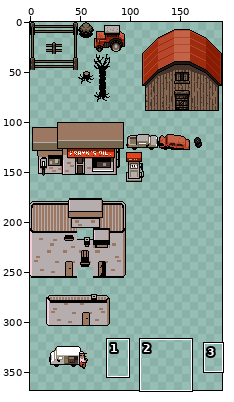
Two states of a sprite sheet, packages/website/public/sheets/collidables.png. Above, an overview of the earlier version with the close-up marked.
Close-up. Before the commit:
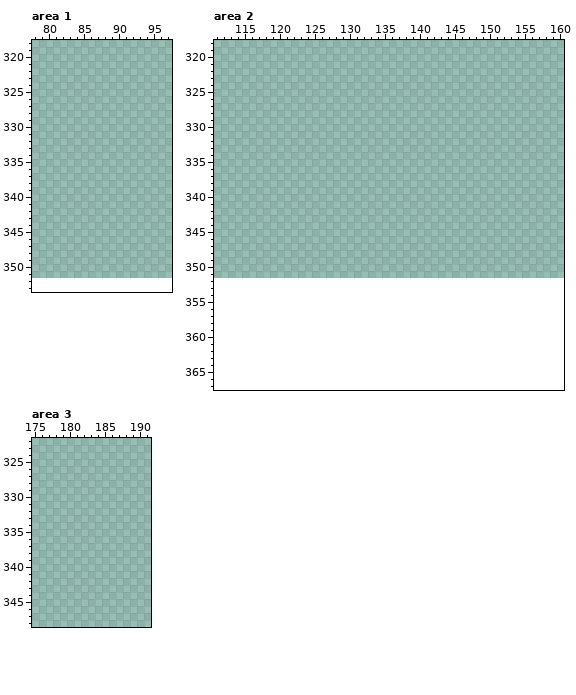
The file is 192x352 pixels. Shown: area 1: x 78..97, y 318..353; area 2: x 111..160, y 318..367; area 3: x 175..191, y 322..348. The old version is drawn lined up with the new one, on the new canvas. The commit also changed other parts of the picture, which this record leaves out.
And afterwards:
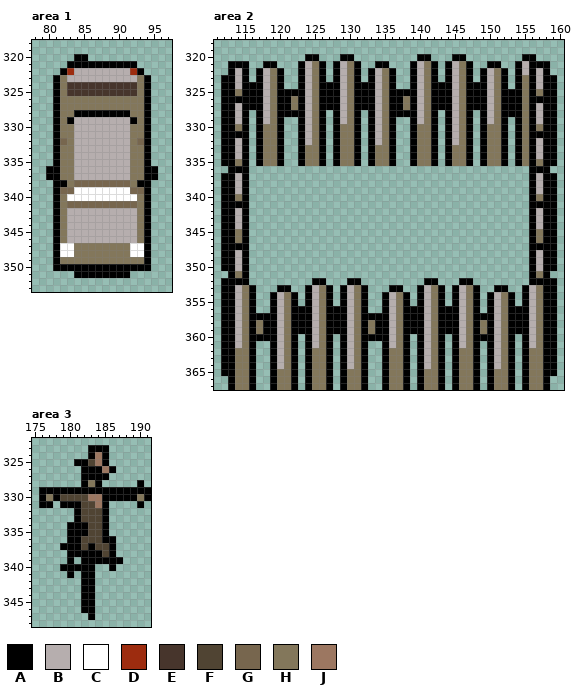
Palette (. is transparent): A #000000  B #b6aeae  C #ffffff  D #9d2c0f  E #47352c  F #504433  G #77664e  H #83775b  J #9c7761
Change:
canvas 192x352 -> 192x368
--- area 1
@@ x 78..97 @@
 319 ....................
-320 ....................
-321 ....................
-322 ....................
-323 ....................
-324 ....................
-325 ....................
-326 ....................
-327 ....................
-328 ....................
-329 ....................
-330 ....................
-331 ....................
-332 ....................
-333 ....................
-334 ....................
-335 ....................
-336 ....................
-337 ....................
-338 ....................
-339 ....................
-340 ....................
-341 ....................
-342 ....................
-343 ....................
-344 ....................
-345 ....................
-346 ....................
-347 ....................
-348 ....................
-349 ....................
-350 ....................
-351 ....................
+320 ......AA............
+321 .....AAAAAAAAAA.....
+322 ....ADBBBBBBBBDA....
+323 ...AHBBBBBBBBBBHA...
+324 ...AHEEEEEEEEEEHA...
+325 ...AHEEEEEEEEEEHA...
+326 ...AHHHHHHHHHHHHA...
+327 ...AHHHHHHHHHHHHA...
+328 ...AHHAAAAAAAAHHA...
+329 ...AHABBBBBBBBAHA...
+330 ...AHHBBBBBBBBHHA...
+331 ...AHHBBBBBBBBHHA...
+332 ...AGHBBBBBBBBHGA...
+333 ...AHHBBBBBBBBHHA...
+334 ...AHHBBBBBBBBHHA...
+335 ...AHHBBBBBBBBHHA...
+336 ..AAHHBBBBBBBBHHAA..
+337 ..AAHHBBBBBBBBHHAA..
+338 ...AAHGGGGGGGGHAA...
+339 ...AGGCCCCCCCCGGA...
+340 ...AHCCCCCCCCCCHA...
+341 ...AHGGGGGGGGGGHA...
+342 ...AHBBBBBBBBBBHA...
+343 ...AHBBBBBBBBBBHA...
+344 ...AHBBBBBBBBBBHA...
+345 ...AHBBBBBBBBBBHA...
+346 ...AHBBBBBBBBBBHA...
+347 ...ACCHHHHHHHHCCA...
+348 ...ACCHHHHHHHHCCA...
+349 ...AHHHHHHHHHHHHA...
+350 ...AAAAAAAAAAAAAA...
+351 ......AAAAAAAA......
 352 ....................
--- area 2
@@ x 111..160 @@
 319 ..................................................
-320 ..................................................
-321 ..................................................
-322 ..................................................
-323 ..................................................
-324 ..................................................
-325 ..................................................
-326 ..................................................
-327 ..................................................
-328 ..................................................
-329 ..................................................
-330 ..................................................
-331 ..................................................
-332 ..................................................
-333 ..................................................
-334 ..................................................
-335 ..................................................
-336 ..................................................
-337 ..................................................
-338 ..................................................
-339 ..................................................
-340 ..................................................
-341 ..................................................
-342 ..................................................
-343 ..................................................
-344 ..................................................
-345 ..................................................
-346 ..................................................
-347 ..................................................
-348 ..................................................
-349 ..................................................
-350 ..................................................
-351 ..................................................
-352 ..................................................
-353 ..................................................
-354 ..................................................
-355 ..................................................
-356 ..................................................
-357 ..................................................
-358 ..................................................
-359 ..................................................
-360 ..................................................
-361 ..................................................
-362 ..................................................
-363 ..................................................
-364 ..................................................
-365 ..................................................
-366 ..................................................
-367 ..................................................
+320 .............AA...AA.........AA...AA........AA....
+321 ..AAA..AA...ABHA.ABHA..AA...ABHA.ABHA..AA..ABAAA..
+322 ..ABA.ABHA..ABHA.ABHA.ABHA..ABHA.ABHA.ABHA.ABABA..
+323 .AABA.ABHA..ABHA.ABHA.ABHA..ABHA.ABHA.ABHA.AHABAA.
+324 .AABAAABHA..ABHAAABHAAABHA..ABHAAABHAAABHA.AHABAA.
+325 .AAHAAABHAAAABHAAABHAAABHAAAABHAAABHAAABHAAAHAHAA.
+326 .AAAAAABHAAHABHAAABHAAABHAAHABHAAABHAAABHAAAHAAAA.
+327 .AABAAABHAAHABHAAABHAAABHAAHABHAAABHAAABHAAAHABAA.
+328 .AABA.ABHAAAABHA.ABHA.ABHAAAABHA.ABHA.ABHAAAHABAA.
+329 .AABA.ABHA..ABHA.ABHA.ABHA..ABHA.ABHA.ABHA.AHABAA.
+330 .AAHA.AHHA..ABHA.AHHA.ABHA..AHHA.ABHA.AHHA.AHAHAA.
+331 .AAAA.AHHA..ABHA.AHHA.ABHA..AHHA.ABHA.AHHA.AHAAAA.
+332 .AABA.AHHA..ABHA.AHHA.ABHA..AHHA.ABHA.AHHA.AHABAA.
+333 .AABA.AHHA..AHHA.AHHA.AHHA..AHHA.AHHA.AHHA.AHABAA.
+334 .AABA.AHHA..AHHA.AHHA.AHHA..AHHA.AHHA.AHHA.AHABAA.
+335 .AAHA.AHHA..AHHA.AHHA.AHHA..AHHA.AHHA.AHHA.AHAHAA.
+336 ..AAA........................................AAA..
+337 .AABA........................................ABAA.
+338 .AABA........................................ABAA.
+339 .AABA........................................ABAA.
+340 .AAHA........................................AHAA.
+341 .AAAA........................................AAAA.
+342 .AABA........................................ABAA.
+343 .AABA........................................ABAA.
+344 .AABA........................................ABAA.
+345 .AAHA........................................AHAA.
+346 .AAHA........................................AHAA.
+347 .AAAA........................................AAAA.
+348 .AABA........................................ABAA.
+349 .AABA........................................ABAA.
+350 .AABA........................................ABAA.
+351 ..AHA........................................AHA..
+352 .AAAA.........AA...AA.........AA...AA........AAAA.
+353 .AABHA...AA..ABHA.ABHA...AA..ABHA.ABHA..AA..ABHAA.
+354 .AABHA..ABHA.ABHA.ABHA..ABHA.ABHA.ABHA.ABHA.ABHAA.
+355 .AABHA..ABHA.ABHA.ABHA..ABHA.ABHA.ABHA.ABHA.ABHAA.
+356 .AABHA..ABHAAABHAAABHA..ABHAAABHAAABHA.ABHAAABHAA.
+357 .AABHAAAABHAAABHAAABHAAAABHAAABHAAABHAAABHAAABHAA.
+358 .AABHAHAABHAAABHAAABHAHAABHAAABHAAABHAHABHAAABHAA.
+359 .AABHAHAABHAAABHAAABHAHAABHAAABHAAABHAHABHAAABHAA.
+360 .AABHAAAABHA.ABHA.ABHAAAABHA.ABHA.ABHAAABHA.ABHAA.
+361 .AABHA..ABHA.ABHA.ABHA..ABHA.ABHA.ABHA.ABHA.ABHAA.
+362 .AAHHA..ABHA.AHHA.ABHA..AHHA.ABHA.AHHA.ABHA.AHHAA.
+363 .AAHHA..ABHA.AHHA.ABHA..AHHA.ABHA.AHHA.ABHA.AHHAA.
+364 .AAHHA..ABHA.AHHA.ABHA..AHHA.ABHA.AHHA.ABHA.AHHAA.
+365 .AAHHA..AHHA.AHHA.AHHA..AHHA.AHHA.AHHA.AHHA.AHHAA.
+366 ..AHHA..AHHA.AHHA.AHHA..AHHA.AHHA.AHHA.AHHA.AHHA..
+367 ..AHHA..AHHA.AHHA.AHHA..AHHA.AHHA.AHHA.AHHA.AHHA..
--- area 3
@@ x 175..191 @@
 322 .................
-323 .................
-324 .................
-325 .................
-326 .................
-327 .................
-328 .................
-329 .................
-330 .................
-331 .................
-332 .................
-333 .................
-334 .................
-335 .................
-336 .................
-337 .................
-338 .................
-339 .................
-340 .................
-341 .................
-342 .................
-343 .................
-344 .................
-345 .................
-346 .................
-347 .................
+323 ........AAA......
+324 ........AJA......
+325 ......AAFJA......
+326 .......AAAJA.....
+327 .......AAAA......
+328 .......AHA.....A.
+329 .AAAAAAAAAAAAAAAA
+330 .AHAFFFFJJAAAAAHA
+331 .AA.AAAFFJA....A.
+332 ......AFFFA......
+333 ......AFFFA......
+334 .....AAAFFA......
+335 .....AAAFFA......
+336 .....AAFFFAA.....
+337 ....AAAFAFFA.....
+338 .....AAAAAFA.....
+339 .....A.AAAAAA....
+340 ....AAAAA..A.....
+341 .....A.AA........
+342 .......AA........
+343 .......AA........
+344 .......AA........
+345 .......AA........
+346 .......AA........
+347 ........A........
 348 .................
Boxes around the changes in both close-ups, in picture pixels (x1, y1, x2, y2):
added: (46, 54, 158, 278)
added: (221, 54, 557, 390)
added: (39, 445, 151, 620)
